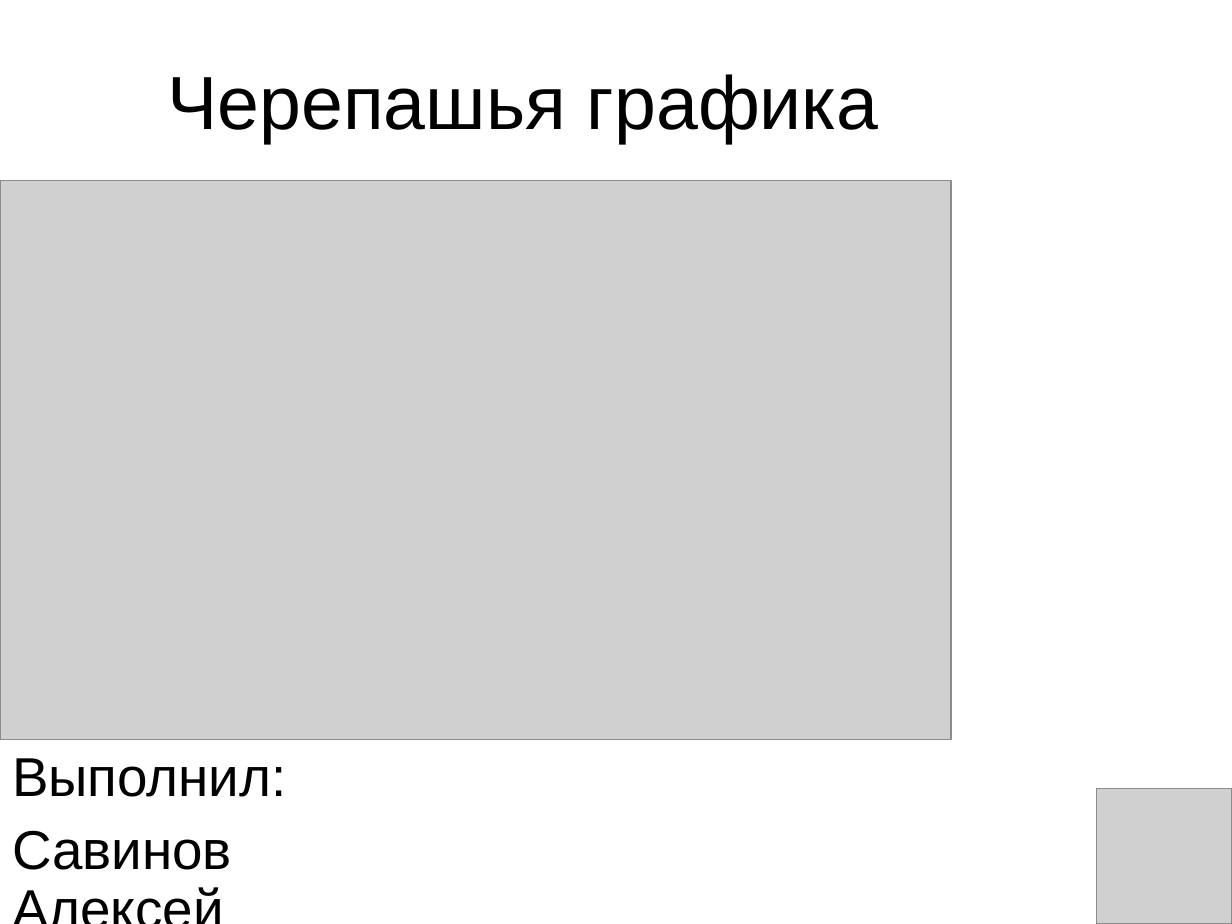
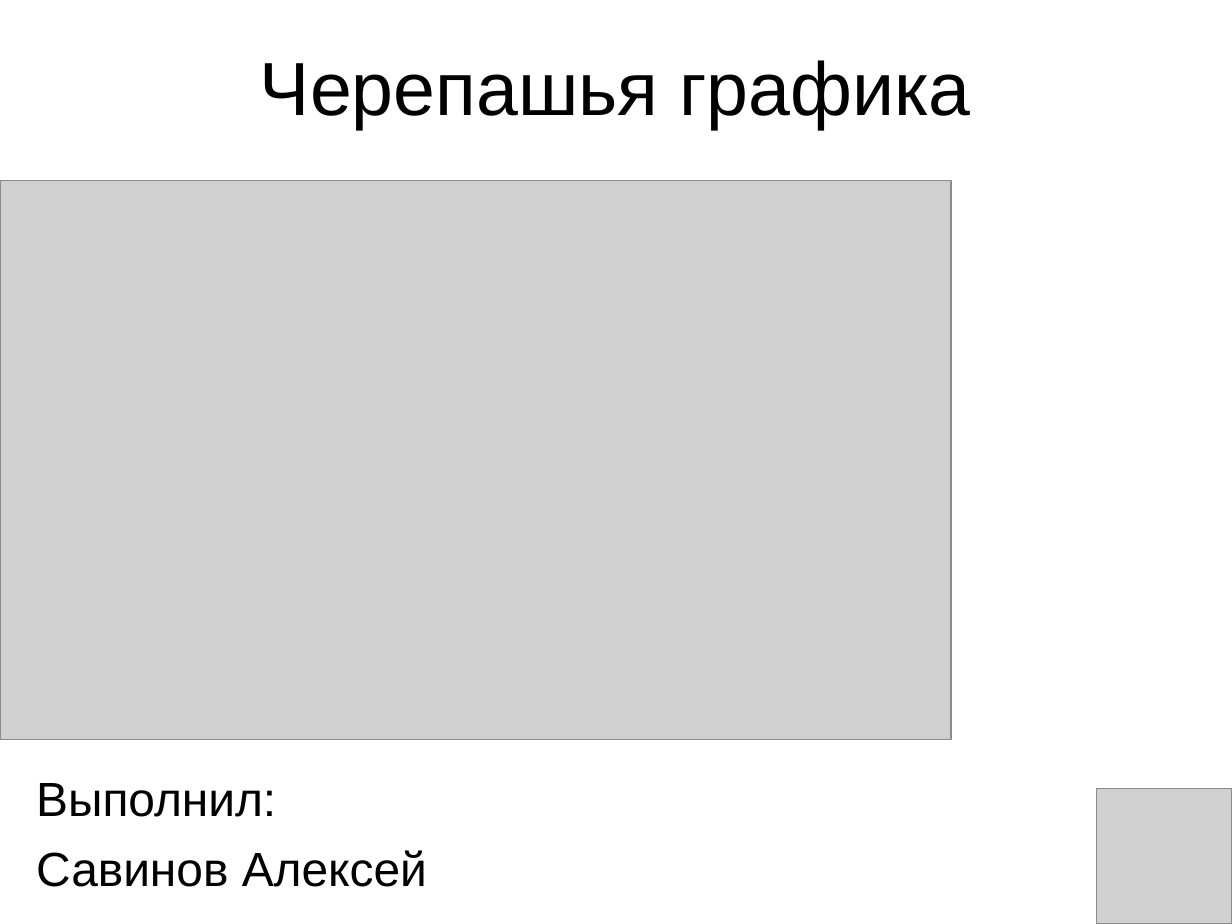
Before and after one commit to Wzhoooh/Turtle_graphic, a slide deck: slide 1 of explanations/presentation.ppt. Drawn at 1232x924 pixels with LibreOffice and Linux fonts; fonts in the diff are those of the drawing; grey boxes stand for pictures. Boxes give left, top, right and bottom in pixels: in the first picture for what was removed or moved away, otherwise in the second. Text is boxed around its words. In the diff, an @@ line names an element or a change of style, - is before the commit and + after.

```diff
--- a/explanations/presentation.ppt
+++ b/explanations/presentation.ppt
@@ title "Черепашья графика": place and size @@
-title "Черепашья графика" at [168,74,878,143]
+title "Черепашья графика" at [260,60,970,129]
@@ subtitle "Выполнил:": place and size @@
-subtitle "Выполнил:" at [12,758,287,870]
+subtitle "Выполнил:" at [36,783,427,887]
@@ subtitle "Выполнил:" at [36,783,427,887]: size 32 to 28 pt; line spacing 0.9 to 1; less space between paragraphs @@
```
Also in this commit, not shown: 2 other slides changed, 13 slides added, 2 other files.
